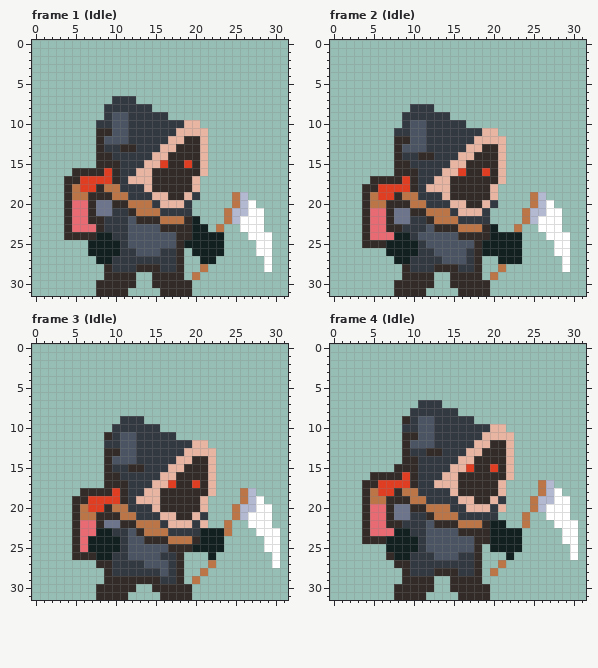
A pixel-art file gets an edit: Sunny-land-files/Graphical Assets/spritesheets/reaper-player.ase. That is the earlier state.
32x32 pixels, 27 frames. Shown: frame 1 (Idle), frame 2 (Idle), frame 3 (Idle), frame 4 (Idle). The commit also changed other frames, which this record leaves out.
And afterwards:
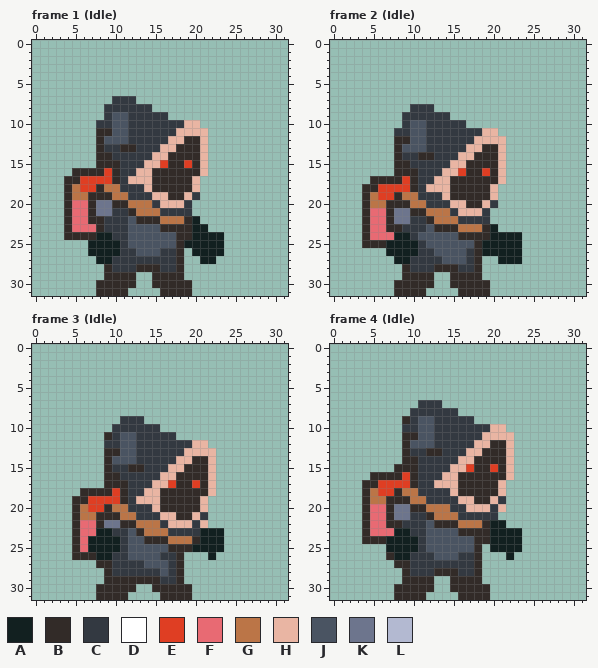
Palette (. is transparent): A #122020  B #322b28  C #333941  D #ffffff  E #df3e23  F #e86a73  G #bb7547  H #e9b5a3  J #4a5462  K #6d758d  L #b3b9d1
Changes in this commit:
layer "Weapon" now hidden
Frame 1 (Idle):
Colour D is gone in row 20 at x 27; in row 21 at x 27 to 28; in rows 22 to 23 at x 26 to 28; in row 24 at x 27 to 29; in rows 25 to 26 at x 28 to 29; in rows 27 to 28 at x 29.
Colour G is gone in rows 19 to 20 at x 25; in rows 21 to 22 at x 24; in row 23 at x 23; in row 28 at x 21; in row 29 at x 20.
Colour L is gone in rows 19 to 20 at x 26; in row 21 at x 25 to 26; in row 22 at x 25.
Frame 2 (Idle): the same change as frame 1 (Idle)
Frame 3 (Idle):
Colour D is gone in row 19 at x 28; in row 20 at x 28 to 29; in rows 21 to 22 at x 27 to 29; in row 23 at x 28 to 30; in rows 24 to 25 at x 29 to 30; in rows 26 to 27 at x 30.
Colour G is gone in rows 18 to 19 at x 26; in rows 20 to 21 at x 25; in rows 22 to 23 at x 24; in row 27 at x 22; in row 28 at x 21; in row 29 at x 20.
Colour L is gone in rows 18 to 19 at x 27; in row 20 at x 26 to 27; in row 21 at x 26.
Frame 4 (Idle):
Colour D is gone in row 18 at x 28; in row 19 at x 28 to 29; in rows 20 to 21 at x 27 to 29; in row 22 at x 28 to 30; in rows 23 to 24 at x 29 to 30; in rows 25 to 26 at x 30.
Colour G is gone in rows 17 to 18 at x 26; in rows 19 to 20 at x 25; in rows 21 to 22 at x 24; in row 27 at x 21; in row 28 at x 20.
Colour L is gone in rows 17 to 18 at x 27; in row 19 at x 26 to 27; in row 20 at x 26.
Changed places in both pictures, as pixel boxes (x1, y1, x2, y2):
erased: (216, 192, 272, 272)
erased: (192, 264, 208, 280)
erased: (514, 192, 570, 272)
erased: (490, 264, 506, 280)
erased: (224, 488, 280, 568)
erased: (192, 560, 216, 584)
erased: (522, 480, 578, 560)
erased: (490, 560, 506, 576)
